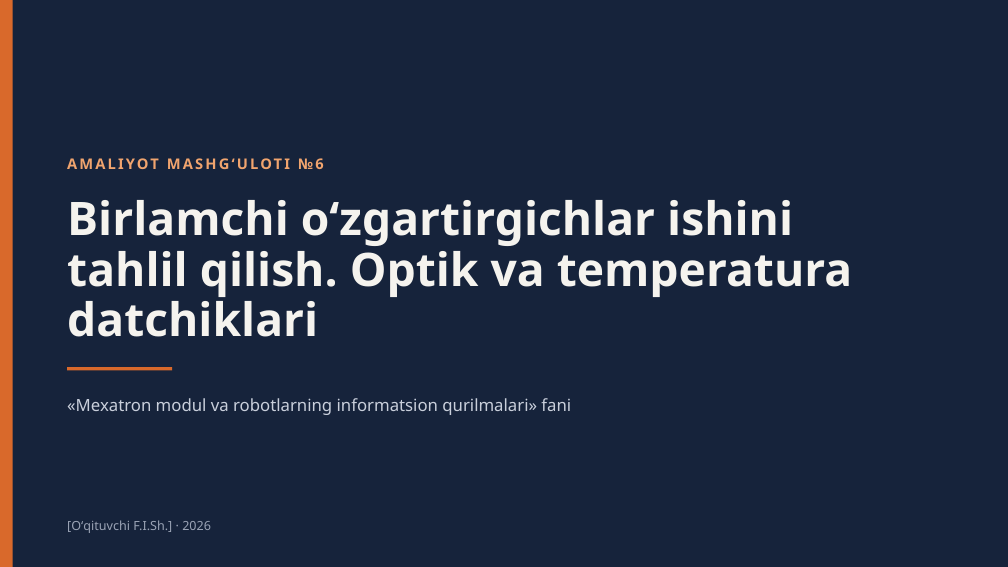
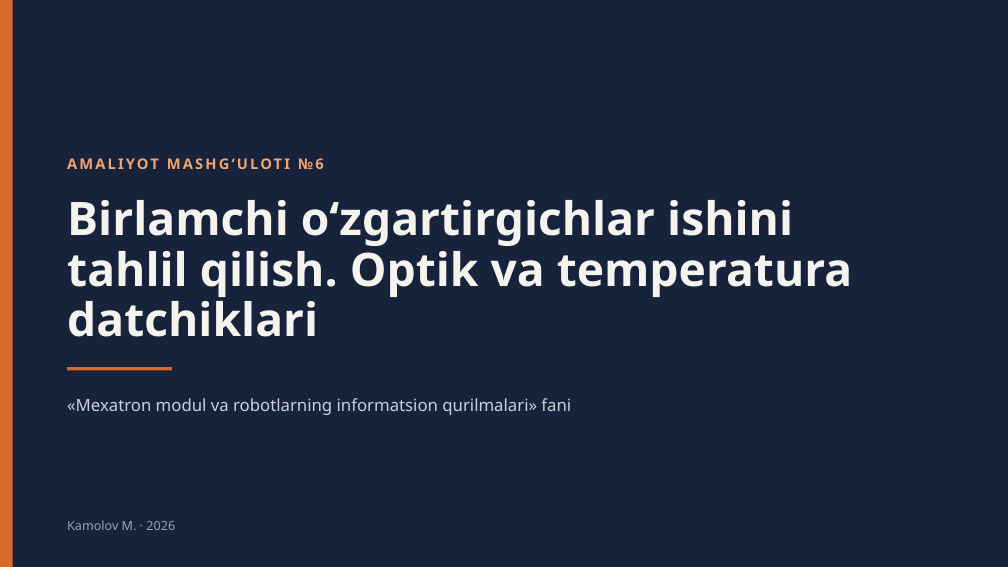
Before and after one commit to axmud/mexatron_modul_va_robotlarning_informatsion_qurilmalari, a slide deck: slide 1 of Amaliyot №6. Birlamchi oʻzgartirgichlar optik va temperatura datchiklari.pptx. Drawn at 1008x567 pixels with LibreOffice and Linux fonts; fonts in the diff are those of the drawing. Boxes give left, top, right and bottom in pixels: in the first picture for what was removed or moved away, otherwise in the second. Text is boxed around its words. In the diff, an @@ line names an element or a change of style, - is before the commit and + after.

```diff
--- a/Amaliyot №6. Birlamchi oʻzgartirgichlar optik va temperatura datchiklari.pptx
+++ b/Amaliyot №6. Birlamchi oʻzgartirgichlar optik va temperatura datchiklari.pptx
@@ text at (67, 520, 175, 530): text changed @@
-[Oʻqituvchi F.I.Sh.] · 2026
+Kamolov M. · 2026
```
Also in this commit, not shown: 1 other slide changed, 1 other file.
